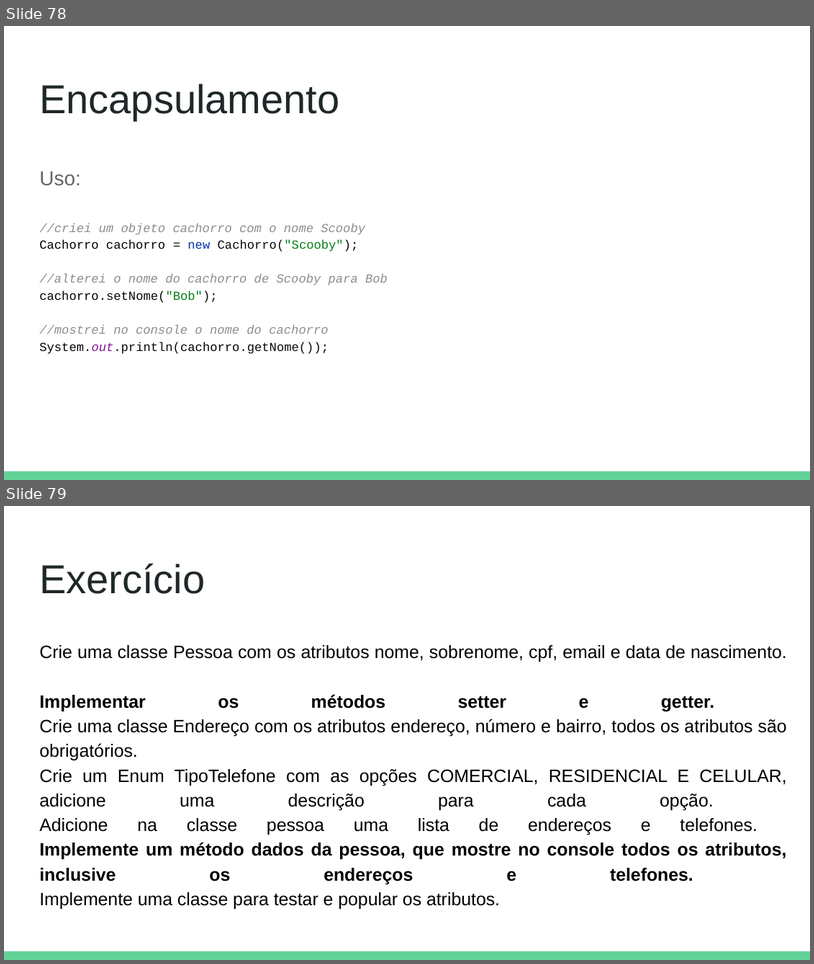
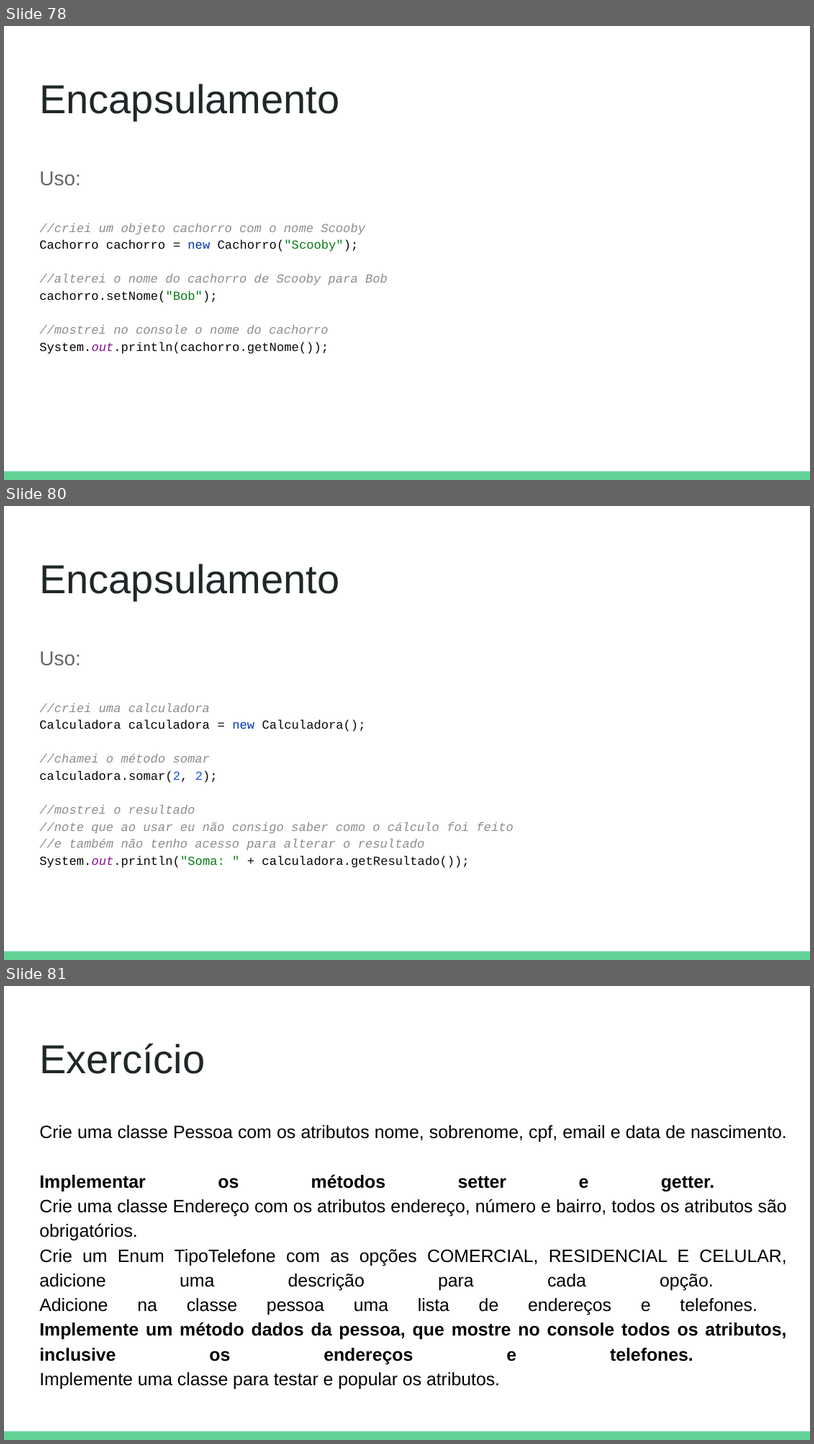
Before and after one commit to DeboraMendes/bootcamp, a slide deck: Java e Programação Orientada a Objetos.pptx. Shown one above the other, each under a label of ours: slides 78 and 79 before the commit, slides 78, 80 and 81 after it; the slides between them are not shown. The pictures are 814x964 and 814x1444 pixels, drawn with LibreOffice and Linux fonts; fonts in the diff are those of the drawing. Boxes give left, top, right and bottom in pixels: in the first picture for what was removed or moved away, otherwise in the second. Text is boxed around its words. In the diff, an @@ line names an element or a change of style, - is before the commit and + after.

```diff
--- a/Java e Programação Orientada a Objetos.pptx
+++ b/Java e Programação Orientada a Objetos.pptx
@@ slide 80 added at [4, 506, 810, 960], background #FFFFFF; not listed: 1 template element that a slide beside it also shows @@
@@ title added at [39, 564, 340, 600], 36 pt, text #202729 @@
+Encapsulamento
@@ text added at [39, 651, 513, 867], 11 pt, text #8C8C8C, italic @@
+Uso:
+//criei uma calculadora
+Calculadora calculadora = new Calculadora();
+//chamei o método somar
+calculadora.somar(2, 2);
+//mostrei o resultado
+//note que ao usar eu não consigo saber como o cálculo foi feito
+//e também não tenho acesso para alterar o resultado
+System.out.println("Soma: " + calculadora.getResultado());
@@ what was slide 79 is now slide 81 @@
```
Also in this commit, not shown: 1 other slide added.
